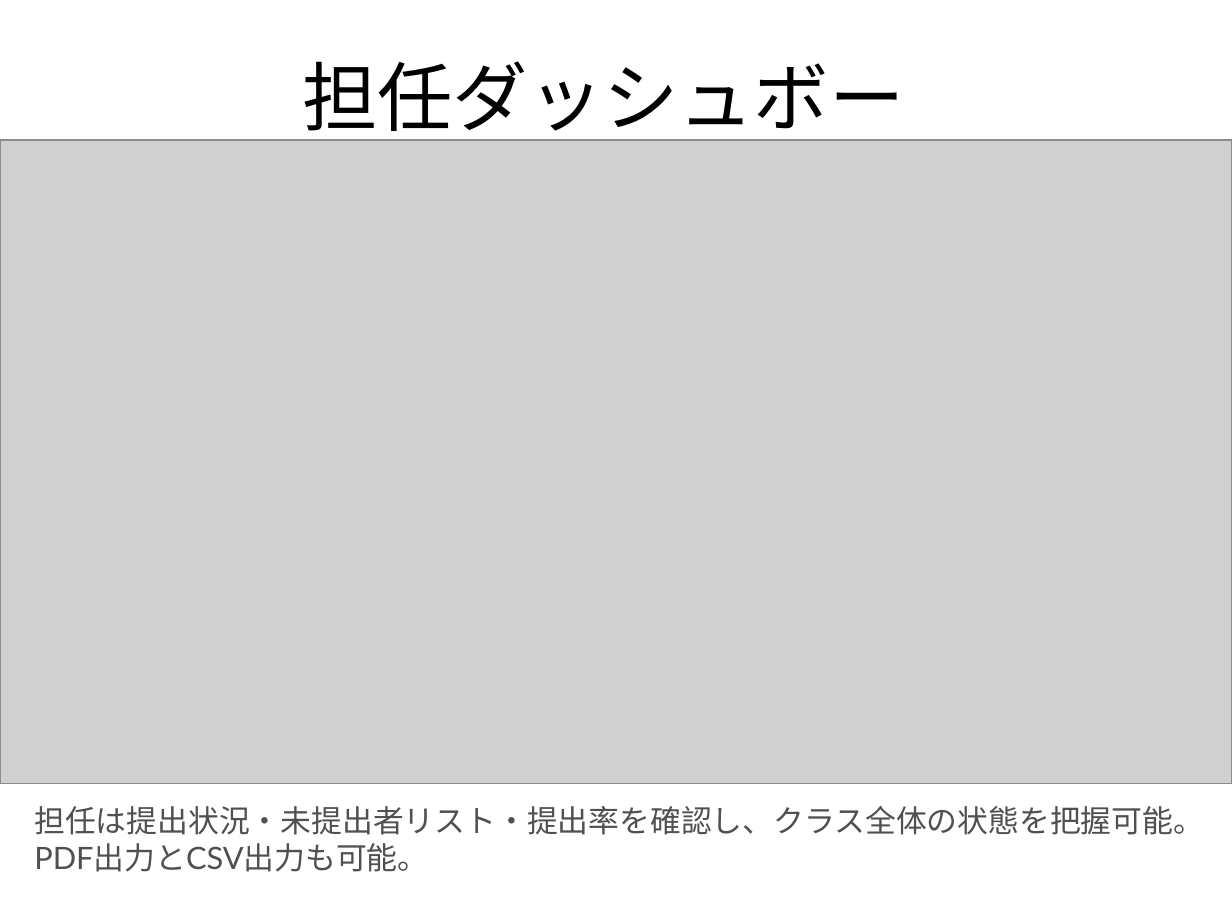
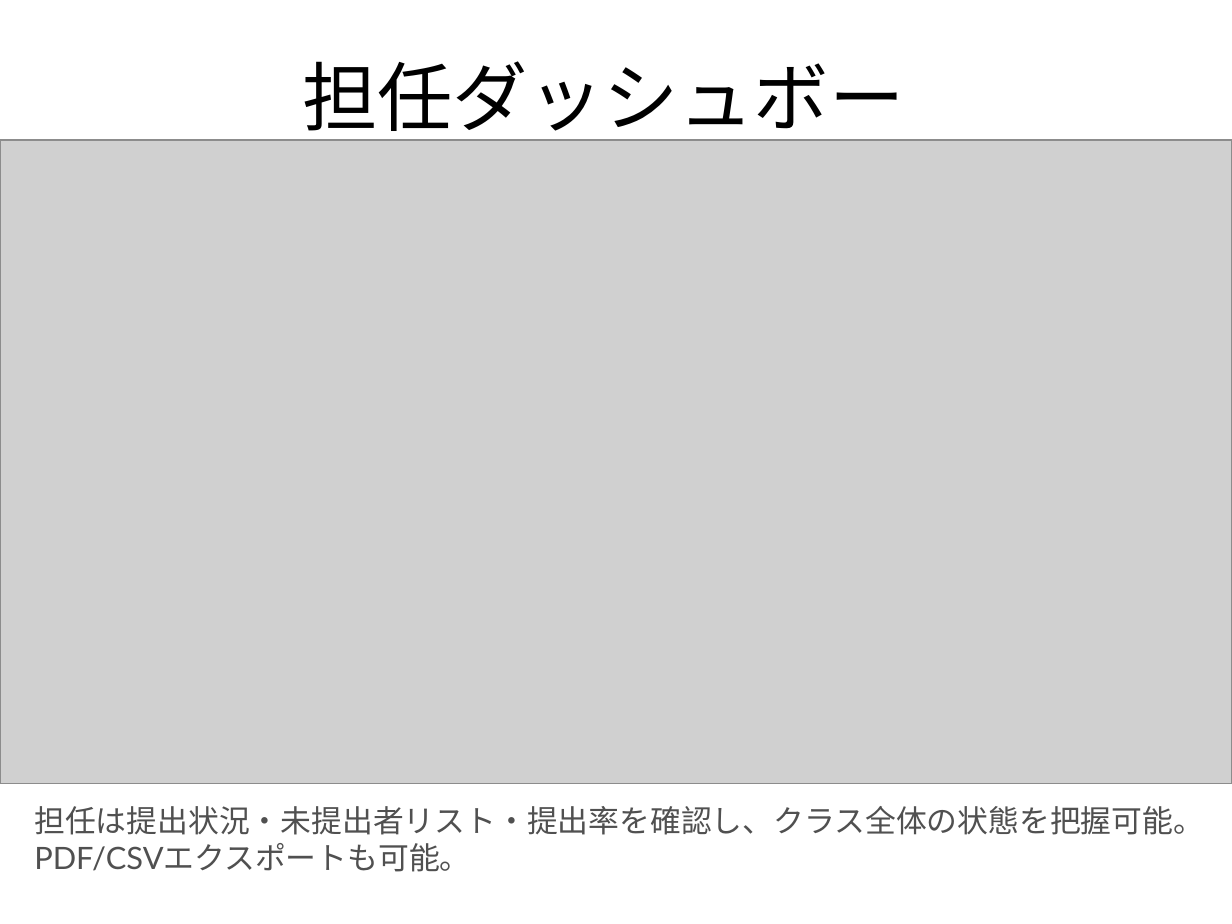
Before and after one commit to tabo0972818/school-journal, a slide deck: slide 9 of doc/SchoolJournal_Presentation_Template_v3.pptx. Drawn at 1232x924 pixels with LibreOffice and Linux fonts; fonts in the diff are those of the drawing; grey boxes stand for pictures. Boxes give left, top, right and bottom in pixels: in the first picture for what was removed or moved away, otherwise in the second. Text is boxed around its words. In the diff, an @@ line names an element or a change of style, - is before the commit and + after.

```diff
--- a/doc/SchoolJournal_Presentation_Template_v3.pptx
+++ b/doc/SchoolJournal_Presentation_Template_v3.pptx
@@ text at (34, 843, 470, 872): text changed @@
-PDF出力とCSV出力も可能。
+PDF/CSVエクスポートも可能。
```
Also in this commit, not shown: 8 other slides changed, 7 other files.
